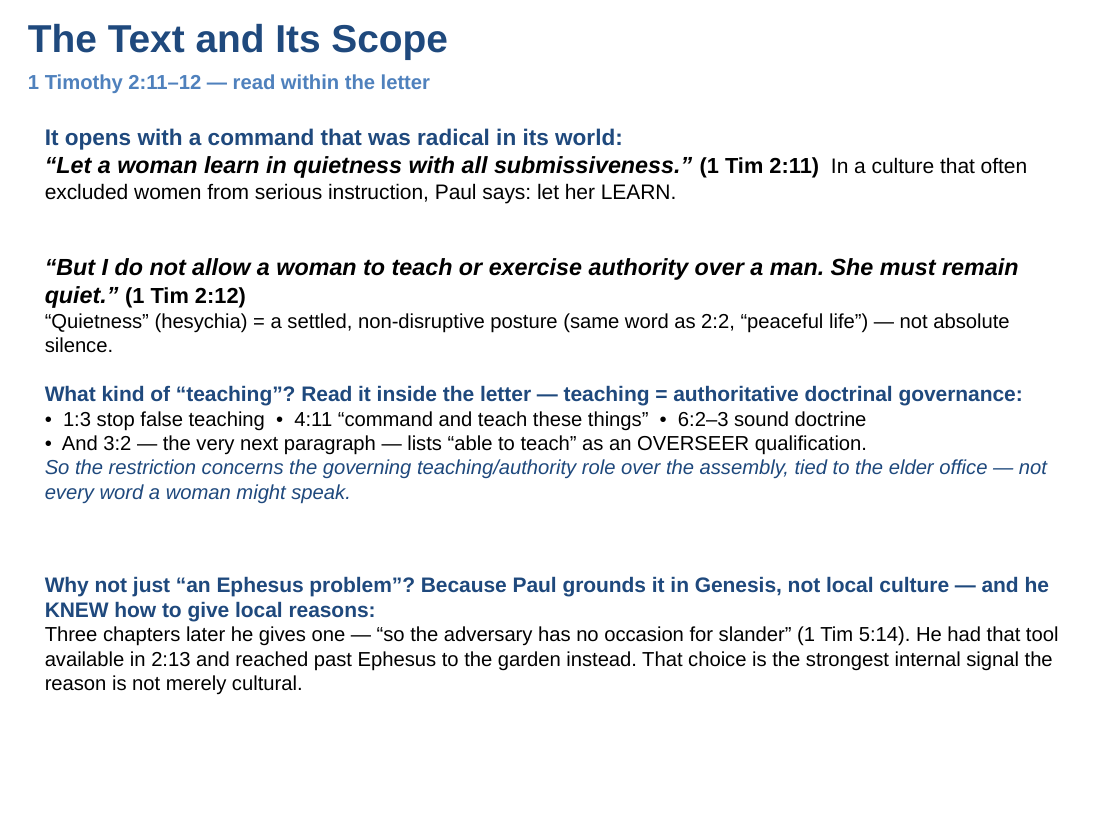
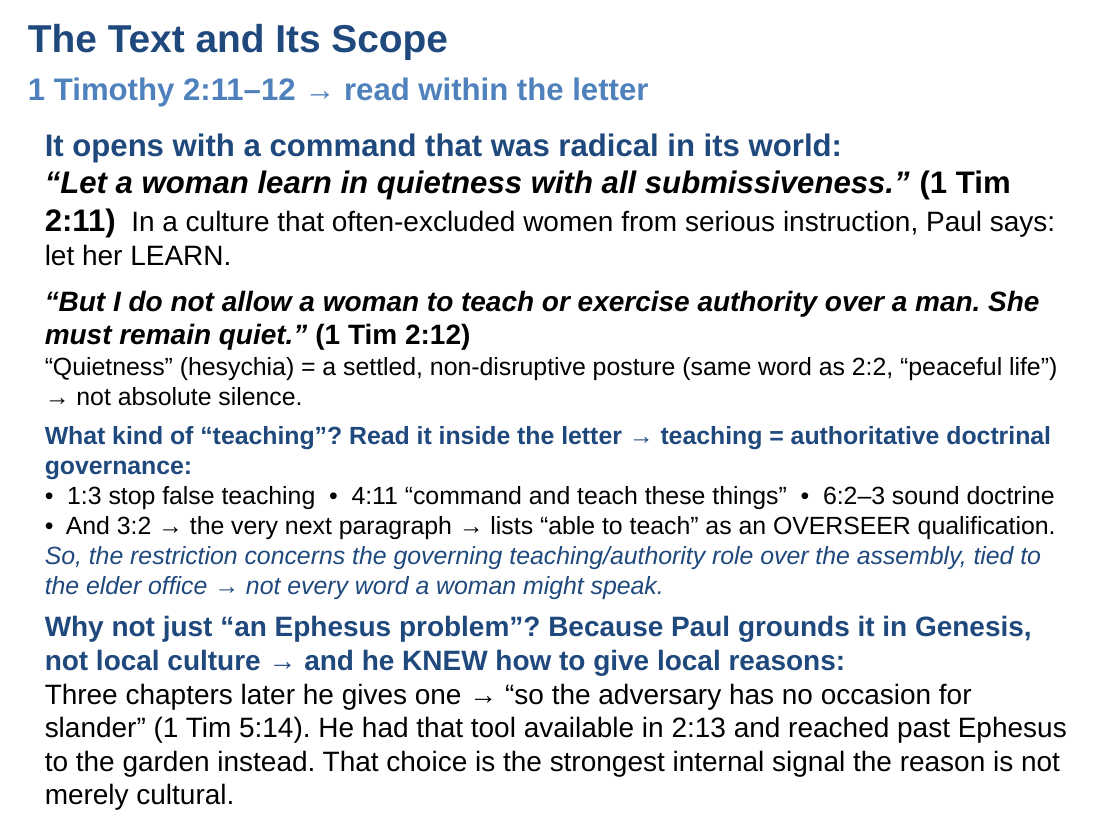
Before and after one commit to UsefulEngines/EvangelismPublic, a slide deck: slide 3 of 2026-Q4/11-GodsCreatedOrder/Week11-GodsCreatedOrder.pptx. Drawn at 1120x840 pixels with LibreOffice and Linux fonts; fonts in the diff are those of the drawing. Boxes give left, top, right and bottom in pixels: in the first picture for what was removed or moved away, otherwise in the second. Text is boxed around its words. In the diff, an @@ line names an element or a change of style, - is before the commit and + after.

```diff
--- a/2026-Q4/11-GodsCreatedOrder/Week11-GodsCreatedOrder.pptx
+++ b/2026-Q4/11-GodsCreatedOrder/Week11-GodsCreatedOrder.pptx
@@ text at bbox=[28, 77, 648, 106]: text changed; size 13 to 20 pt @@
-1 Timothy 2:11–12 — read within the letter
+1 Timothy 2:11–12 → read within the letter
@@ text at bbox=[45, 133, 1055, 266]: text changed; size 13.5 to 20 pt @@
-It opens with a command that was radical in its world:
-“Let a woman learn in quietness with all submissiveness.” (1 Tim 2:11) In a culture that often excluded women from serious instruction, Paul says: let her LEARN.
+It opens with a command that was radical in its world:
+“Let a woman learn in quietness with all submissiveness.” (1 Tim 2:11) In a culture that often-excluded women from serious instruction, Paul says: let her LEARN.
@@ text at bbox=[45, 290, 1039, 350]: size 15 to 18 pt in "“But I do not allow a woman ..."; size 14 to 18 pt in "(1 Tim 2:12)" @@
@@ text "“But I do not allow ...": place and size @@
-text "“But I do not allow ..." at bbox=[45, 258, 1018, 353]
+text "“But I do not allow ..." at bbox=[45, 290, 1057, 406]
@@ text at bbox=[45, 357, 1057, 406]: text changed; size 13 to 16 pt @@
-“Quietness” (hesychia) = a settled, non-disruptive posture (same word as 2:2, “peaceful life”) — not absolute silence.
+“Quietness” (hesychia) = a settled, non-disruptive posture (same word as 2:2, “peaceful life”) → not absolute silence.
@@ text at bbox=[45, 426, 1056, 599]: text changed; size 13 to 16 pt @@
-What kind of “teaching”? Read it inside the letter — teaching = authoritative doctrinal governance:
-• 1:3 stop false teaching • 4:11 “command and teach these things” • 6:2–3 sound doctrine
-• And 3:2 — the very next paragraph — lists “able to teach” as an OVERSEER qualification.
-So the restriction concerns the governing teaching/authority role over the assembly, tied to the elder office — not every word a woman might speak.
+What kind of “teaching”? Read it inside the letter → teaching = authoritative doctrinal governance:
+• 1:3 stop false teaching • 4:11 “command and teach these things” • 6:2–3 sound doctrine
+• And 3:2 → the very next paragraph → lists “able to teach” as an OVERSEER qualification.
+So, the restriction concerns the governing teaching/authority role over the assembly, tied to the elder office → not every word a woman might speak.
@@ text at bbox=[45, 615, 1067, 810]: text changed; size 13 to 18 pt @@
-Why not just “an Ephesus problem”? Because Paul grounds it in Genesis, not local culture — and he KNEW how to give local reasons:
-Three chapters later he gives one — “so the adversary has no occasion for slander” (1 Tim 5:14). He had that tool available in 2:13 and reached past Ephesus to the garden instead. That choice is the strongest internal signal the reason is not merely cultural.
+Why not just “an Ephesus problem”? Because Paul grounds it in Genesis, not local culture → and he KNEW how to give local reasons:
+Three chapters later he gives one → “so the adversary has no occasion for slander” (1 Tim 5:14). He had that tool available in 2:13 and reached past Ephesus to the garden instead. That choice is the strongest internal signal the reason is not merely cultural.
```
Also in this commit, not shown: 6 other slides changed, 5 other files.
